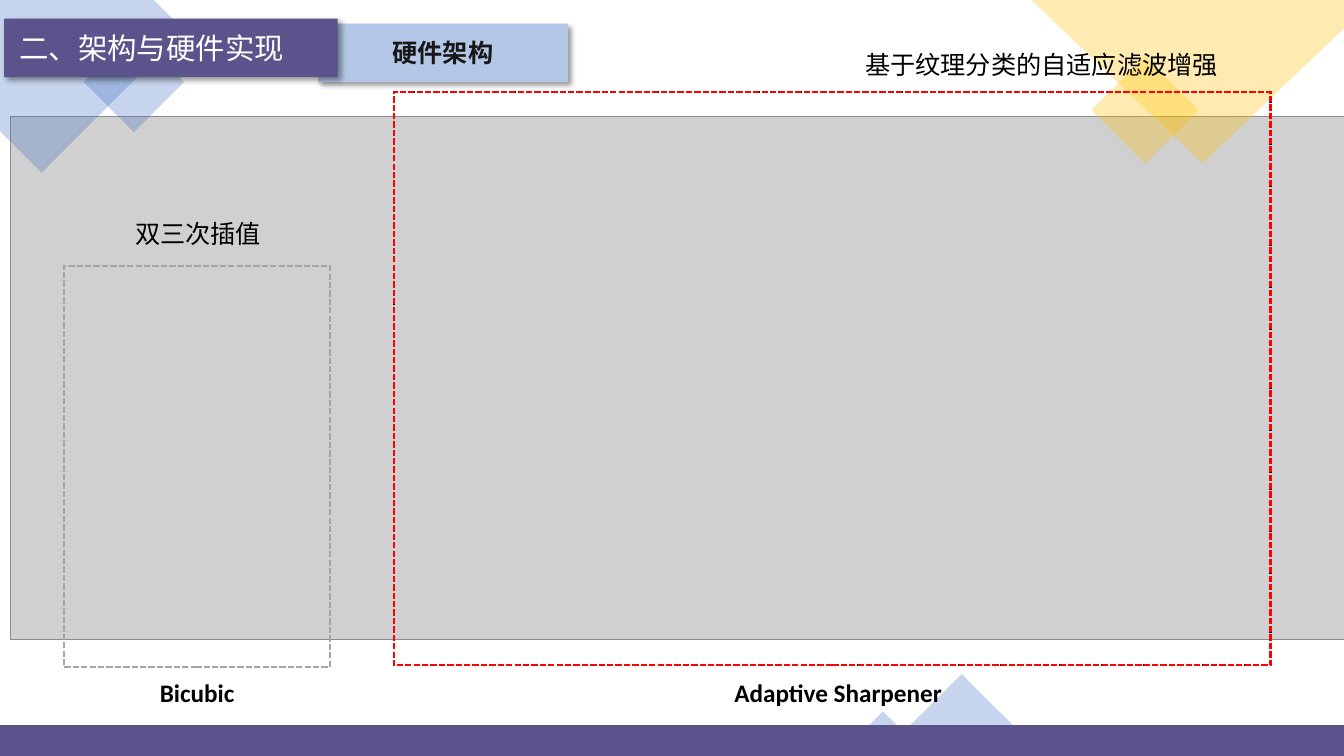
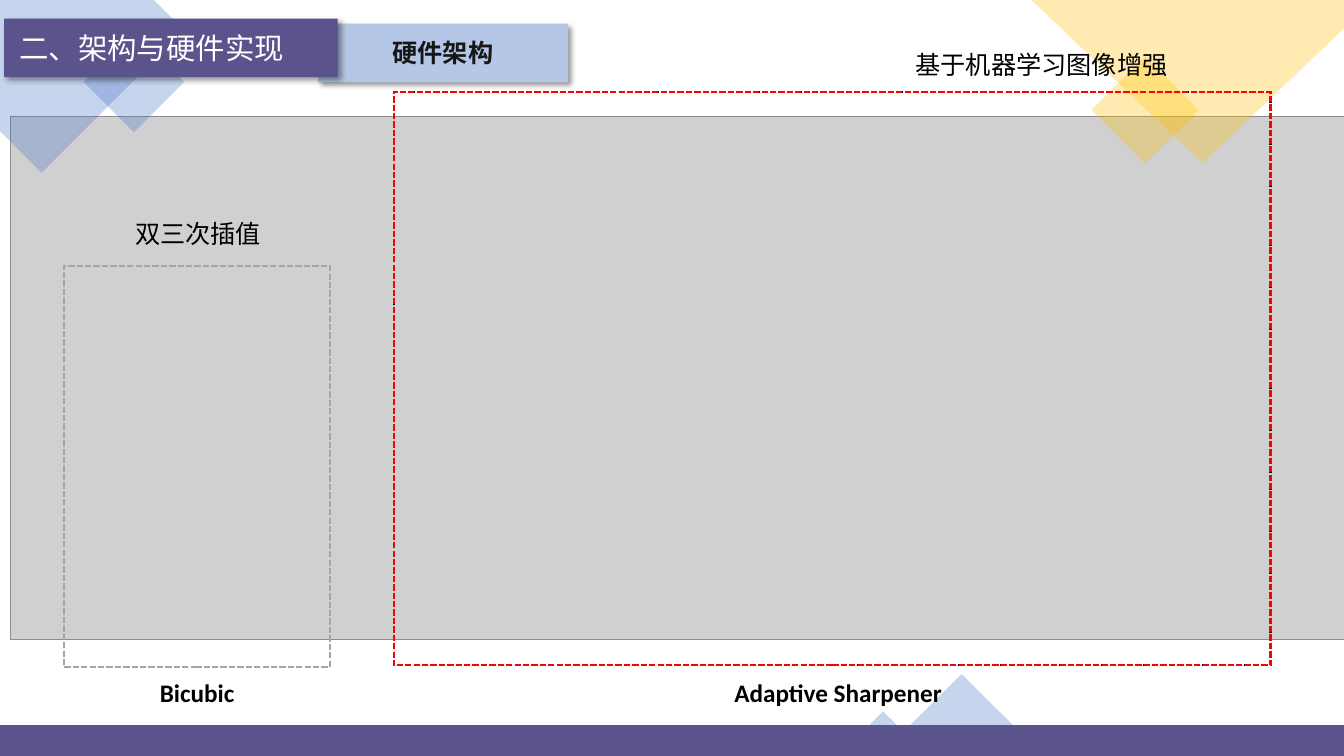
Before and after one commit to jjyy-Huang/LoG-UTE-RAISR-Doc, a slide deck: slide 6 of presentation/PPT.pptx. Drawn at 1344x756 pixels with LibreOffice and Linux fonts; fonts in the diff are those of the drawing; grey boxes stand for pictures; background and template pictures are left out. Boxes give left, top, right and bottom in pixels: in the first picture for what was removed or moved away, otherwise in the second. Text is boxed around its words. In the diff, an @@ line names an element or a change of style, - is before the commit and + after.

```diff
--- a/presentation/PPT.pptx
+++ b/presentation/PPT.pptx
@@ text at (x1=916, y1=48, x2=1168, y2=80): text changed @@
-基于纹理分类的自适应滤波增强
+基于机器学习图像增强
```
Also in this commit, not shown: 20 other slides changed, 5 slides added, 58 other files.
